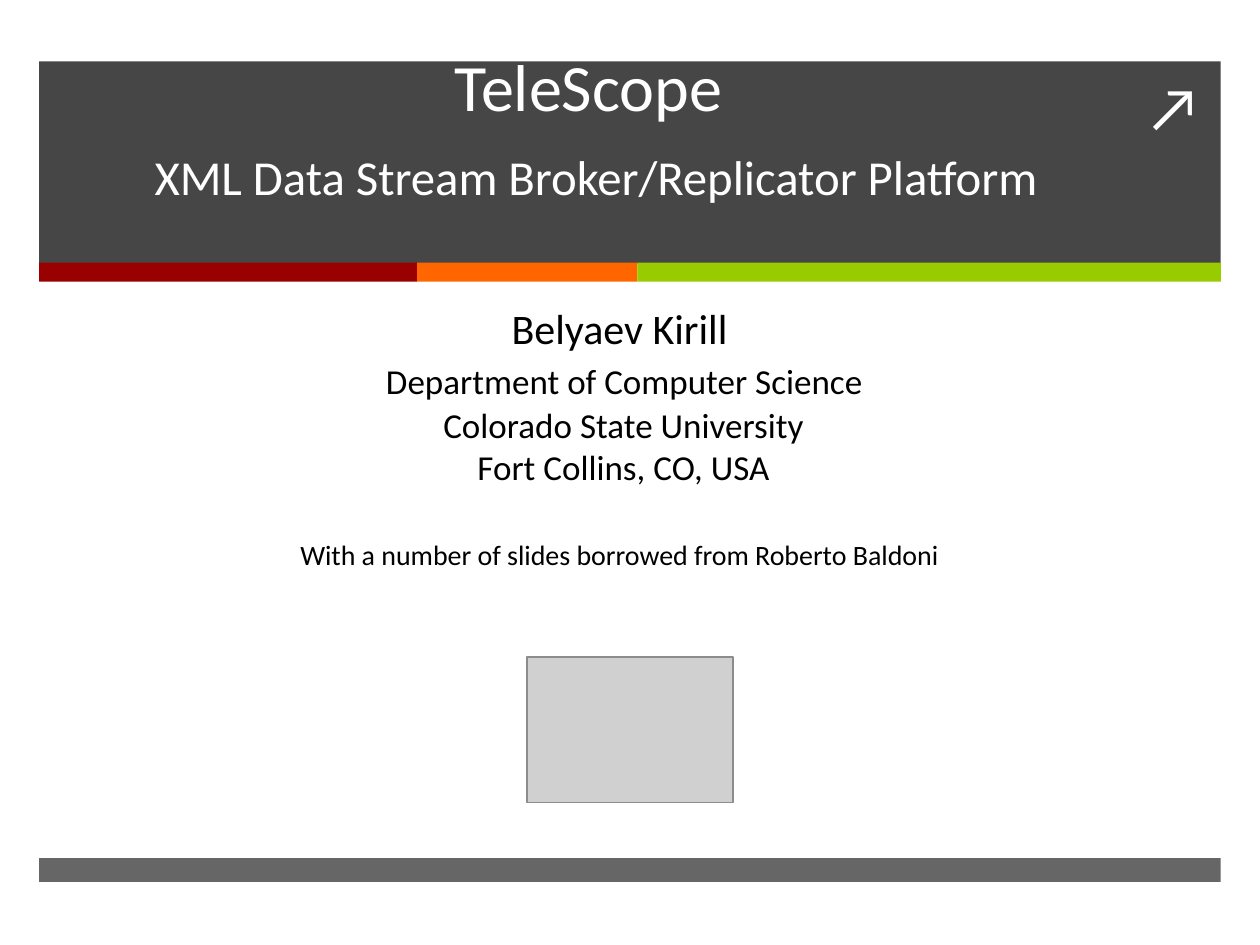
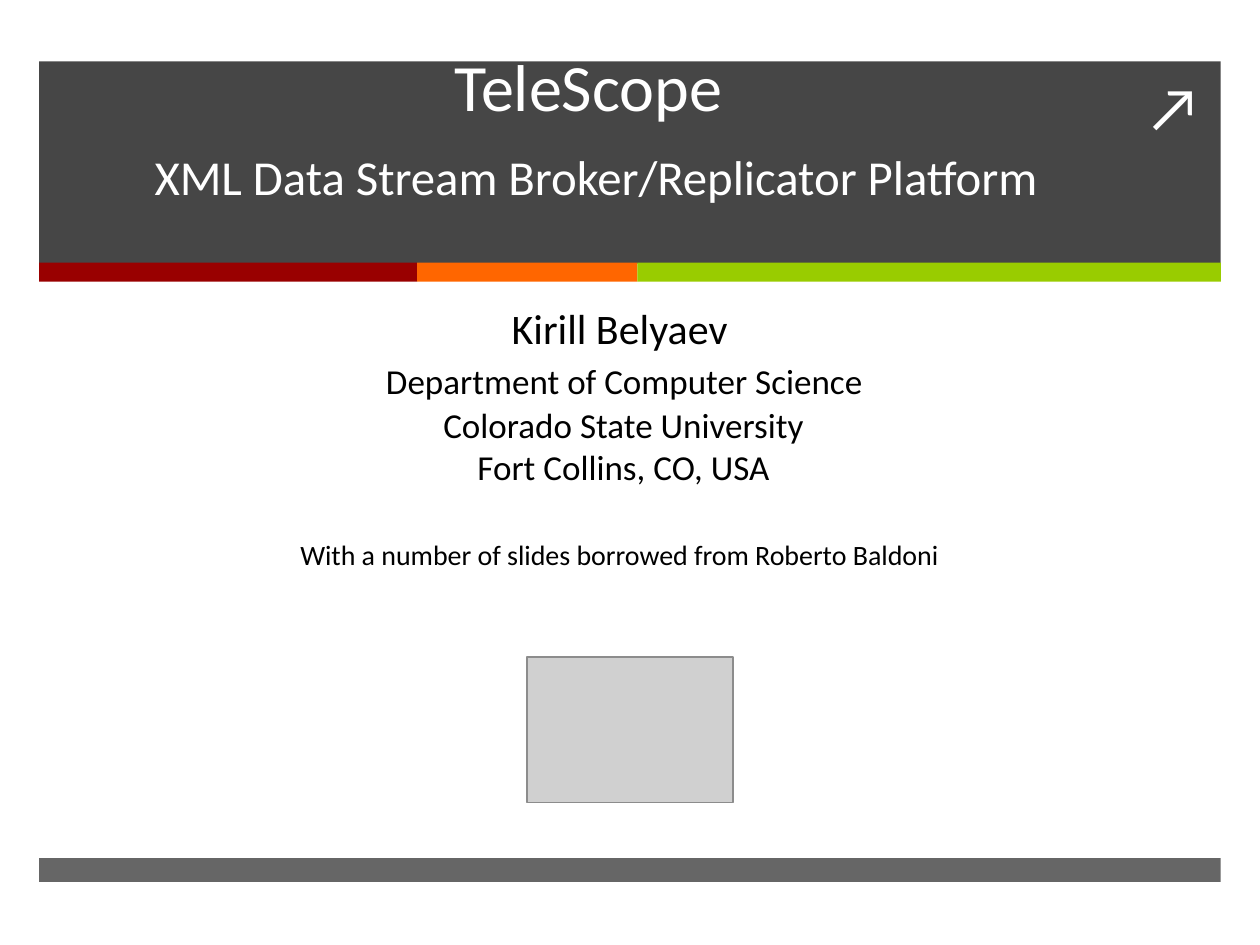
Before and after one commit to kirillbelyaev/telescope, a slide deck: slide 1 of doc/TeleScope.pptx. Drawn at 1260x945 pixels with LibreOffice and Linux fonts; fonts in the diff are those of the drawing; grey boxes stand for pictures. Boxes give left, top, right and bottom in pixels: in the first picture for what was removed or moved away, otherwise in the second. Text is boxed around its words. In the diff, an @@ line names an element or a change of style, - is before the commit and + after.

Commit message:
minor corrections on the 1st page of the presentation

```diff
--- a/doc/TeleScope.pptx
+++ b/doc/TeleScope.pptx
@@ text at bbox=[512, 314, 727, 351]: text changed @@
-Belyaev Kirill
+Kirill Belyaev
```
Also in this commit, not shown: 1 other file.
